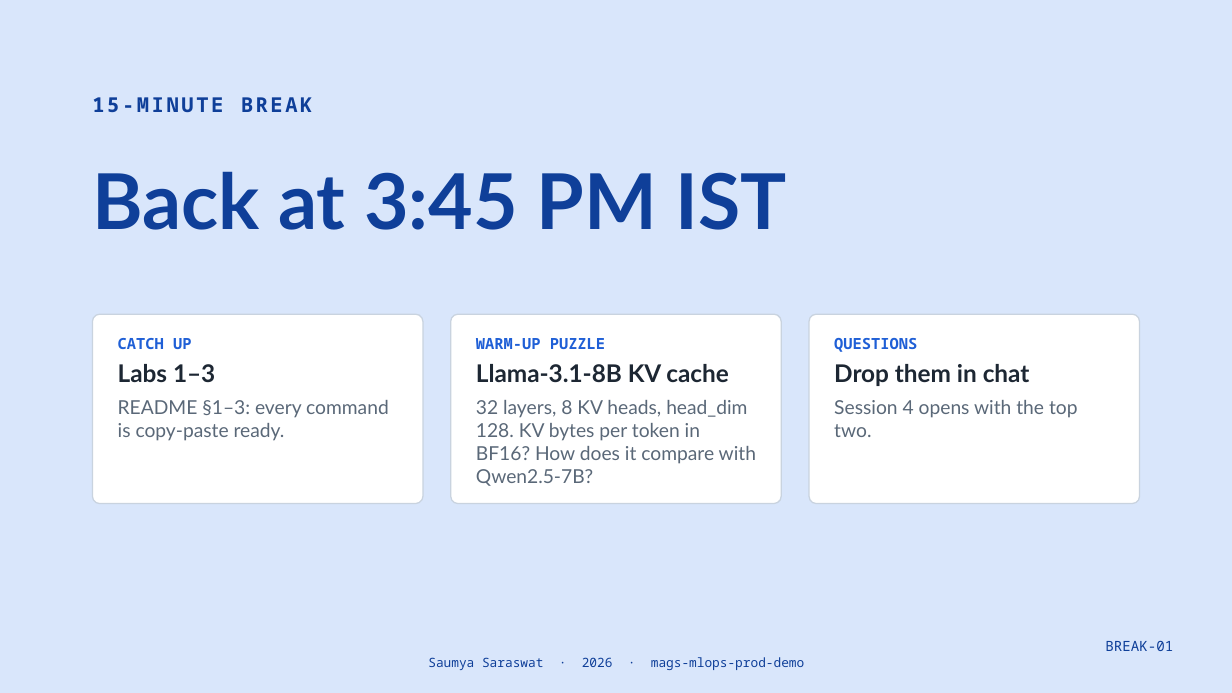
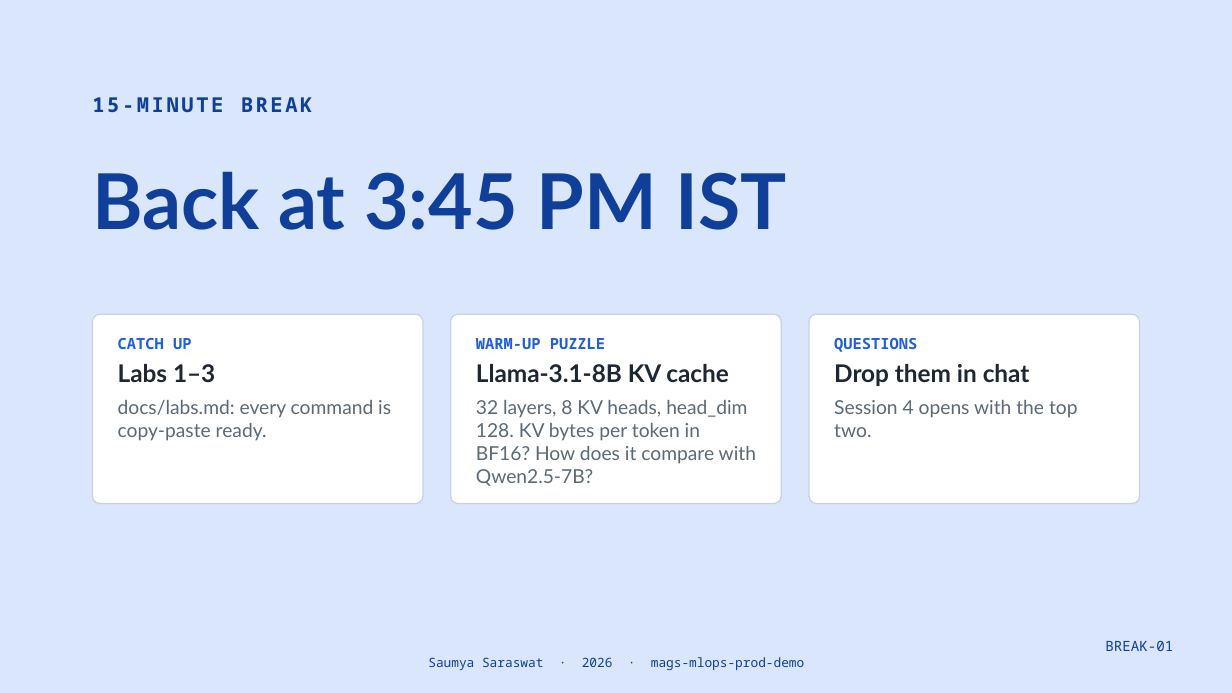
Before and after one commit to MagmaCubes1133/mags-mlops-prod-demo, a slide deck: slide 31 of docs/slides/From-Model-Weights-to-Production-Endpoints_Saumya-Saraswat.pptx. Drawn at 1232x693 pixels with LibreOffice and Linux fonts; fonts in the diff are those of the drawing. Boxes give left, top, right and bottom in pixels: in the first picture for what was removed or moved away, otherwise in the second. Text is boxed around its words. In the diff, an @@ line names an element or a change of style, - is before the commit and + after.

```diff
--- a/docs/slides/From-Model-Weights-to-Production-Endpoints_Saumya-Saraswat.pptx
+++ b/docs/slides/From-Model-Weights-to-Production-Endpoints_Saumya-Saraswat.pptx
@@ text in rounded rectangle at <box>118,400,391,441</box>: text changed @@
-README §1–3: every command is copy-paste ready.
+docs/labs.md: every command is copy-paste ready.
```
Also in this commit, not shown: 1 other slide changed.
